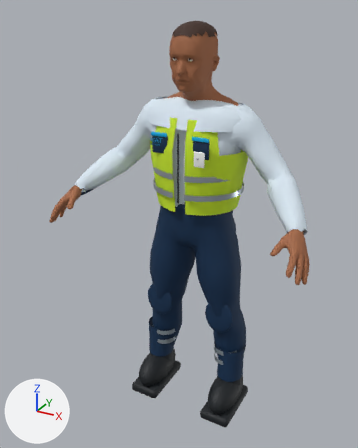
Renders of the glTF model dist/models/tech/ENG_E.glb from each side of a commit.
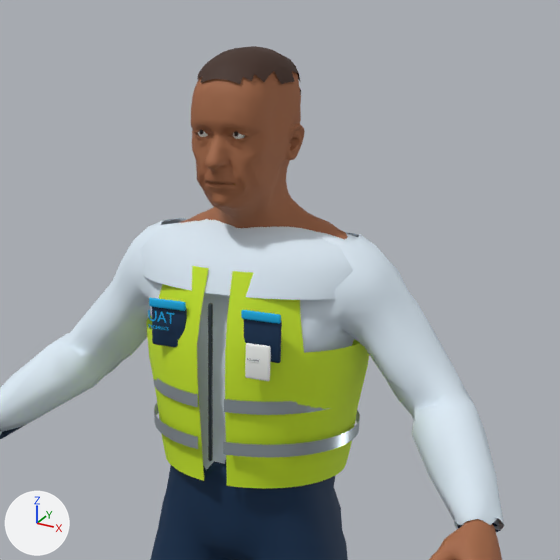
There are two pictures of each version: one whole from a 50 mm lens placed at (0.922, -1.859, 1.833), pointed at (-0.047, -0.097, 0.953), one close up on the part from 24% to 93% of the width and 0% to 55% of the height. The lights are fixed; the arrows at lower left show +X, +Y and +Z. The first two pictures are the older version. Vertices at exactly the same position are counted once.

In view in the first close-up: 'Body.002', 'Boots_Gloves_Gear.004', 'Hair_05', 'Head_05.001'.
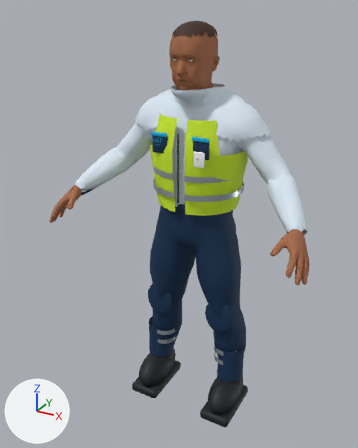
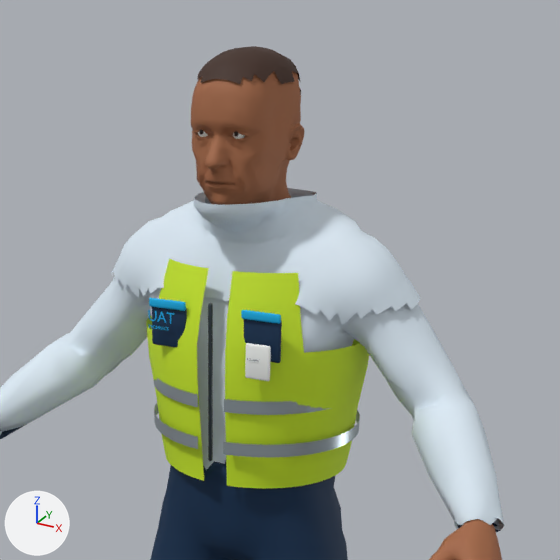
Changed parts and their boxes [x1, y1, x2, y2] in the close-ups (560 x 560 px):
```json
{"object": "Body.002", "change": "reshaped", "before": [0, 218, 505, 560], "after": [0, 188, 505, 560]}
{"part": 1, "of": "me_body", "change": "rebuilt", "before": [141, 220, 358, 300], "after": [112, 188, 421, 325]}
{"part": 2, "of": "me_head_05_002", "change": "built on", "before": [179, 195, 348, 239], "after": [274, 195, 282, 201], "on screen": "mostly hidden afterwards"}
```

The change, as JSON lines over the scene's bpy script:
```json
{"block": "me_body", "where": "# used by ob_body_002; location = (0.0, 0.0, 0.0)"}
{"op": "remove", "block": "me_body", "code": "me_body.from_pydata(...)  # 3711 vertices, 6321 faces; spans x -0.54..0.54, y -0.235..0.175, z 0.157..1.494"}
{"op": "add", "block": "me_body", "code": "me_body.from_pydata(...)  # 4412 vertices, 7649 faces; spans x -0.54..0.54, y -0.235..0.175, z 0.157..1.544"}
{"block": "me_body", "change": "me_body part 1: the loose piece of 192 vertices spanning x -0.24..0.24, y -0.166..0.138, z 1.39..1.494 is rebuilt with 895 vertices and now spans x -0.308..0.308, y -0.185..0.127, z 1.345..1.544"}
{"block": "me_body", "change": "other edits to the shape of me_body do not show in these pictures"}
{"block": "me_head_05_002", "where": "# used by ob_head_05_001; location = (0.0, 0.0, 0.0)"}
{"op": "remove", "block": "me_head_05_002", "code": "me_head_05_002.from_pydata(...)  # 6487 vertices, 12856 faces; spans x -0.584..0.584, y -0.378..0.076, z 0.936..1.78"}
{"op": "add", "block": "me_head_05_002", "code": "me_head_05_002.from_pydata(...)  # 6283 vertices, 12446 faces; spans x -0.584..0.584, y -0.378..0.051, z 0.936..1.78"}
{"block": "me_head_05_002", "change": "me_head_05_002 part 2: 260 vertices removed from x -0.185..0.185, y -0.122..0.076, z 1.457..1.526; 56 vertices added at x -0.073..0.073, y -0.128..0.022, z 1.527"}
{"block": "me_head_05_002", "change": "other edits to the shape of me_head_05_002 do not show in these pictures"}
```
